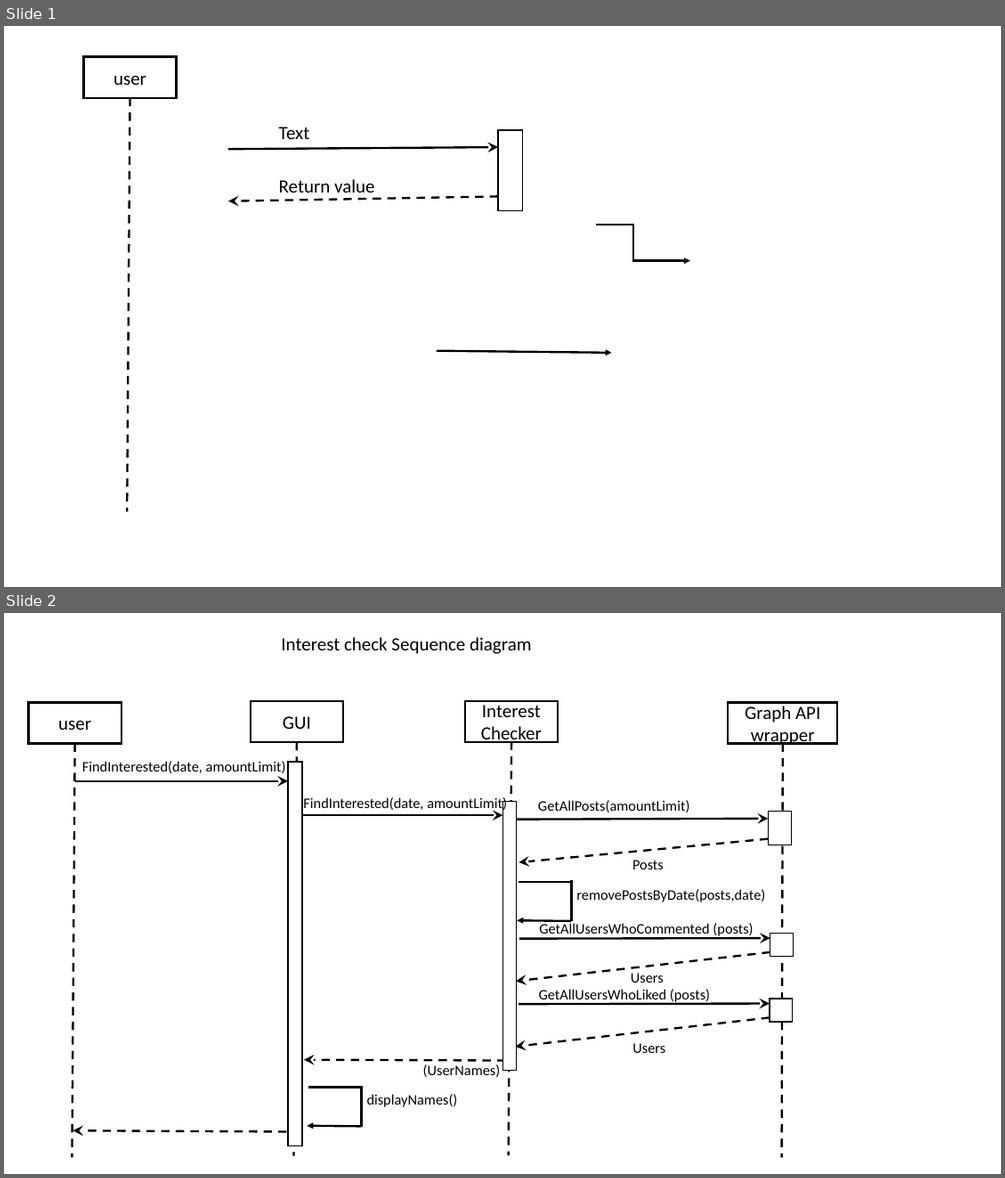
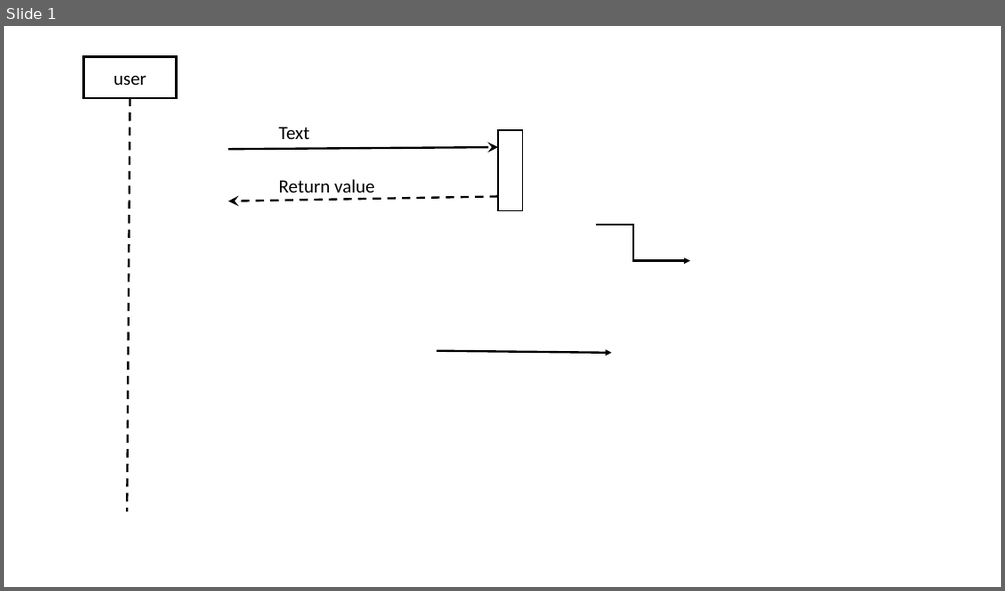
Before and after one commit to nihohit/Design-Pattern-HW, a slide deck: ex01/sequence diagrams.pptx. Shown one above the other, each under a label of ours: slides 1 and 2 before the commit, slide 1 after it. The pictures are 1005x1178 and 1005x591 pixels, drawn with LibreOffice and Linux fonts; fonts in the diff are those of the drawing. Boxes give left, top, right and bottom in pixels: in the first picture for what was removed or moved away, otherwise in the second. Text is boxed around its words. In the diff, an @@ line names an element or a change of style, - is before the commit and + after.

Commit message:
updated doc with builder pattern, diagrams for singleton pattern and description of async work.

```diff
--- a/ex01/sequence diagrams.pptx
+++ b/ex01/sequence diagrams.pptx
@@ slide 2 removed at box(4, 613, 1001, 1174), background #FFFFFF @@
@@ text removed at box(281, 637, 531, 654) @@
-Interest check Sequence diagram
@@ rectangle removed at box(29, 703, 121, 744) @@
-user
@@ rectangle removed at box(250, 701, 343, 742) @@
-GUI
@@ rectangle removed at box(465, 701, 558, 742) @@
-Interest
-Checker
@@ rectangle removed at box(728, 703, 838, 744) @@
-Graph API wrapper
@@ line removed from (75, 744) to (72, 1158) @@
@@ line removed from (297, 742) to (294, 1156) @@
@@ line removed from (512, 742) to (509, 1155) @@
@@ line removed from (783, 744) to (782, 1158) @@
@@ group removed at box(73, 761, 302, 1146): 2 arrows, 1 rectangle, 1 text @@
-FindInterested(date, amountLimit)
@@ group removed at box(302, 797, 517, 1070): 2 arrows, 1 rectangle, 1 text @@
-FindInterested(date, amountLimit)
@@ group removed at box(516, 800, 792, 862): 2 arrows, 1 rectangle, 1 text @@
-GetAllPosts(amountLimit)
@@ text removed at box(632, 860, 663, 869) @@
-Posts
@@ line removed from (572, 882) to (519, 882) @@
@@ line removed from (572, 922) to (572, 880) @@
@@ text removed at box(576, 889, 765, 902) @@
-removePostsByDate(posts,date)
@@ arrow removed from (572, 921) to (517, 920) @@
@@ group removed at box(517, 923, 793, 981): 2 arrows, 1 rectangle, 1 text @@
-GetAllUsersWhoCommented (posts)
@@ text removed at box(631, 973, 663, 982) @@
-Users
@@ group removed at box(516, 989, 793, 1046): 2 arrows, 1 rectangle, 1 text @@
-GetAllUsersWhoLiked (posts)
@@ text removed at box(423, 1064, 501, 1077) @@
-(UserNames)
@@ text removed at box(632, 1043, 665, 1053) @@
-Users
@@ line removed from (362, 1087) to (309, 1087) @@
@@ line removed from (362, 1127) to (362, 1086) @@
@@ text removed at box(367, 1094, 458, 1107) @@
-displayNames()
@@ arrow removed from (362, 1126) to (307, 1126) @@
```
Also in this commit, not shown: 2 slides added, 1 other slide removed, 6 other files.
